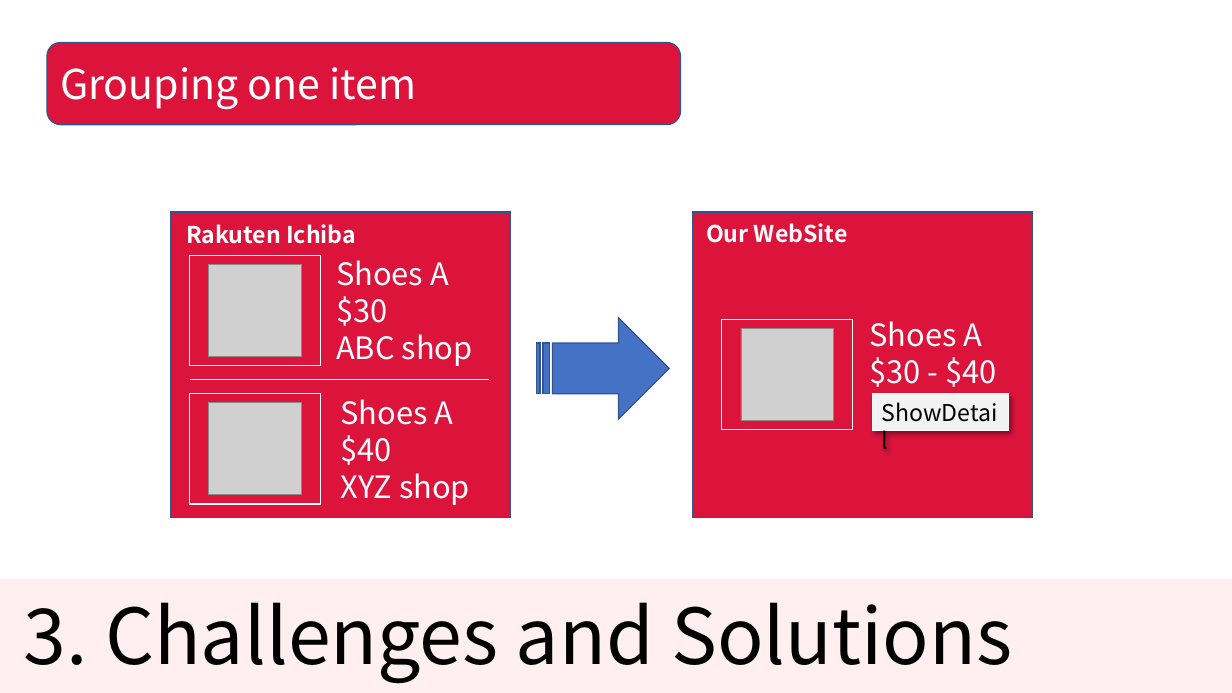
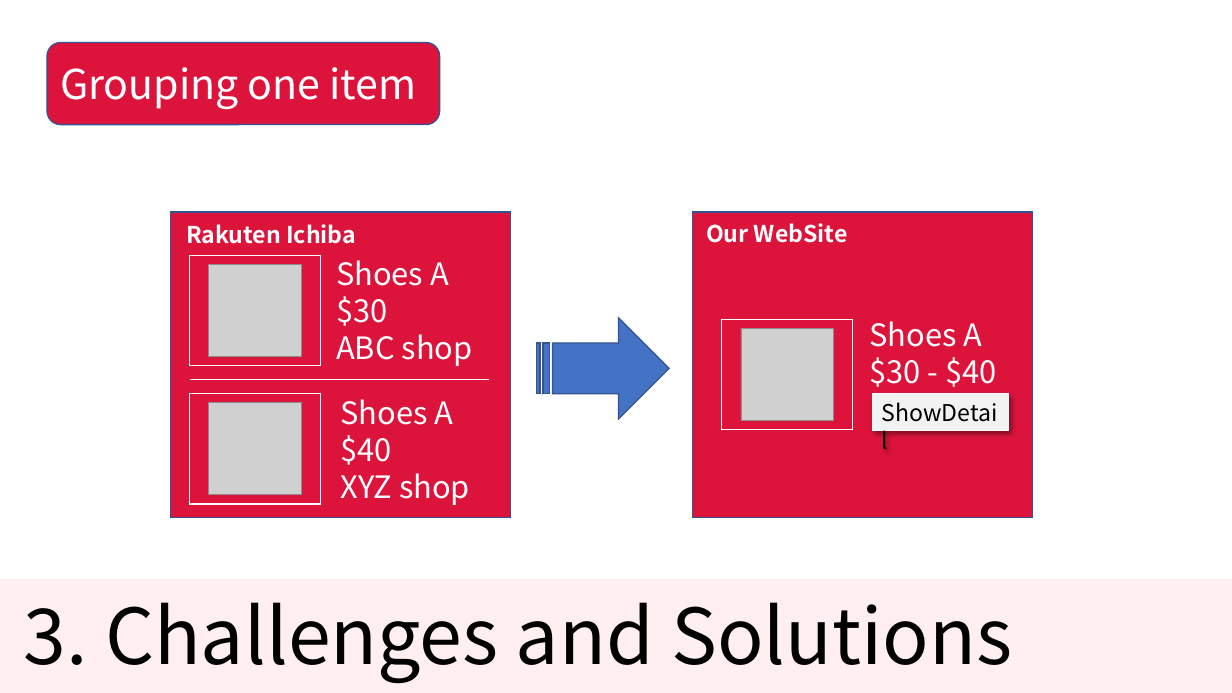
Before and after one commit to KNobuki/Rakuten_fashion, a slide deck: slide 11 of presentation/Presentation.pptx (slide 12 before the commit). Drawn at 1232x693 pixels with LibreOffice and Linux fonts; fonts in the diff are those of the drawing; grey boxes stand for pictures. Boxes give left, top, right and bottom in pixels: in the first picture for what was removed or moved away, otherwise in the second. Text is boxed around its words. In the diff, an @@ line names an element or a change of style, - is before the commit and + after.

```diff
--- a/presentation/Presentation.pptx
+++ b/presentation/Presentation.pptx
@@ rounded rectangle "Grouping one item": place and size @@
-rounded rectangle "Grouping one item" at (47, 43, 681, 125)
+rounded rectangle "Grouping one item" at (47, 43, 440, 125)
```
Also in this commit, not shown: 2 other slides changed, 1 slide added, 2 slides removed.
